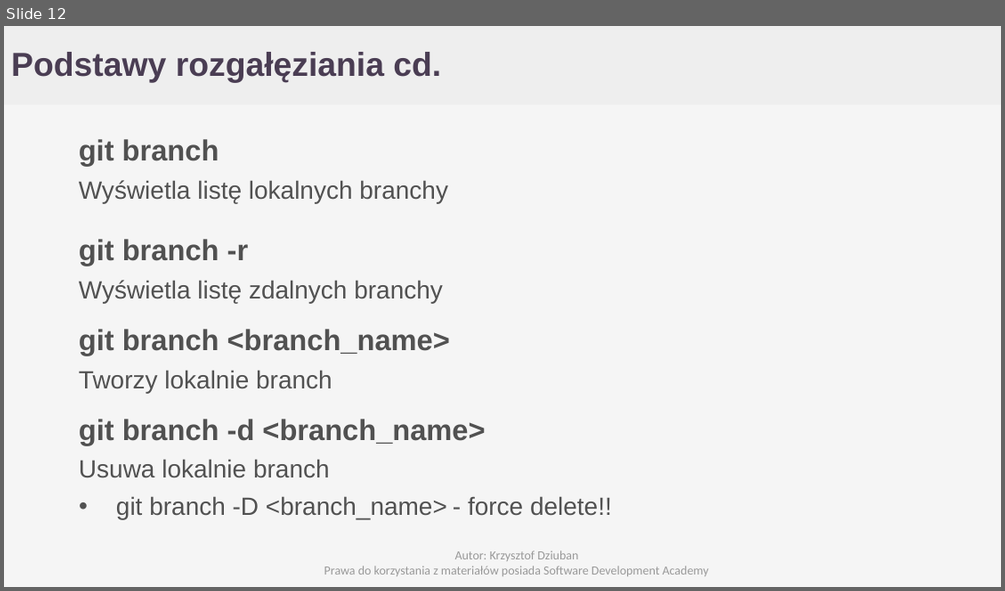
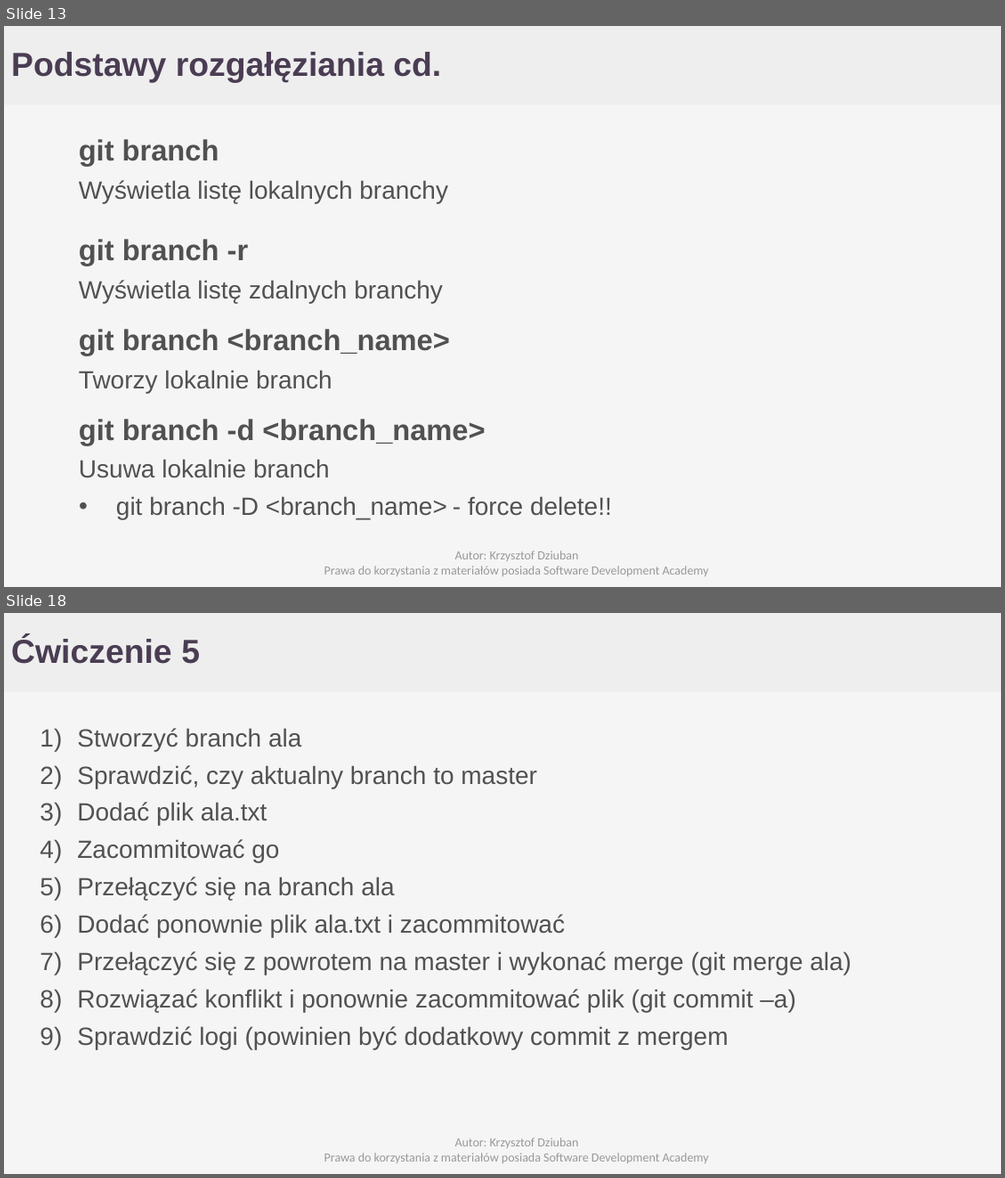
Before and after one commit to Cristopherus/Git_tutorial, a slide deck: GIT.pptx. Shown one above the other, each under a label of ours: slide 12 before the commit, slides 13 and 18 after it; the slides between them are not shown. The pictures are 1005x591 and 1005x1178 pixels, drawn with LibreOffice and Linux fonts; fonts in the diff are those of the drawing; background and template pictures are left out. Boxes give left, top, right and bottom in pixels: in the first picture for what was removed or moved away, otherwise in the second. Text is boxed around its words. In the diff, an @@ line names an element or a change of style, - is before the commit and + after.

```diff
--- a/GIT.pptx
+++ b/GIT.pptx
@@ slide 18 added at bbox=[4, 613, 1001, 1174], background #F5F5F5; not listed: 1 template element that a slide beside it also shows @@
@@ text added at bbox=[11, 637, 200, 664], 32 pt, text #4A3D53, bold @@
+Ćwiczenie 5
@@ text added at bbox=[77, 728, 851, 1049], 24 pt, text #515151 @@
+1) Stworzyć branch ala
+2) Sprawdzić, czy aktualny branch to master
+3) Dodać plik ala.txt
+4) Zacommitować go
+5) Przełączyć się na branch ala
+6) Dodać ponownie plik ala.txt i zacommitować
+7) Przełączyć się z powrotem na master i wykonać merge (git merge ala)
+8) Rozwiązać konflikt i ponownie zacommitować plik (git commit –a)
+9) Sprawdzić logi (powinien być dodatkowy commit z mergem
@@ text added at bbox=[324, 1137, 709, 1163], 12 pt, text #999999 @@
+Autor: Krzysztof Dziuban
+Prawa do korzystania z materiałów posiada Software Development Academy
@@ what was slide 12 is now slide 13 @@
```
Also in this commit, not shown: 5 slides changed, 5 other slides added.
